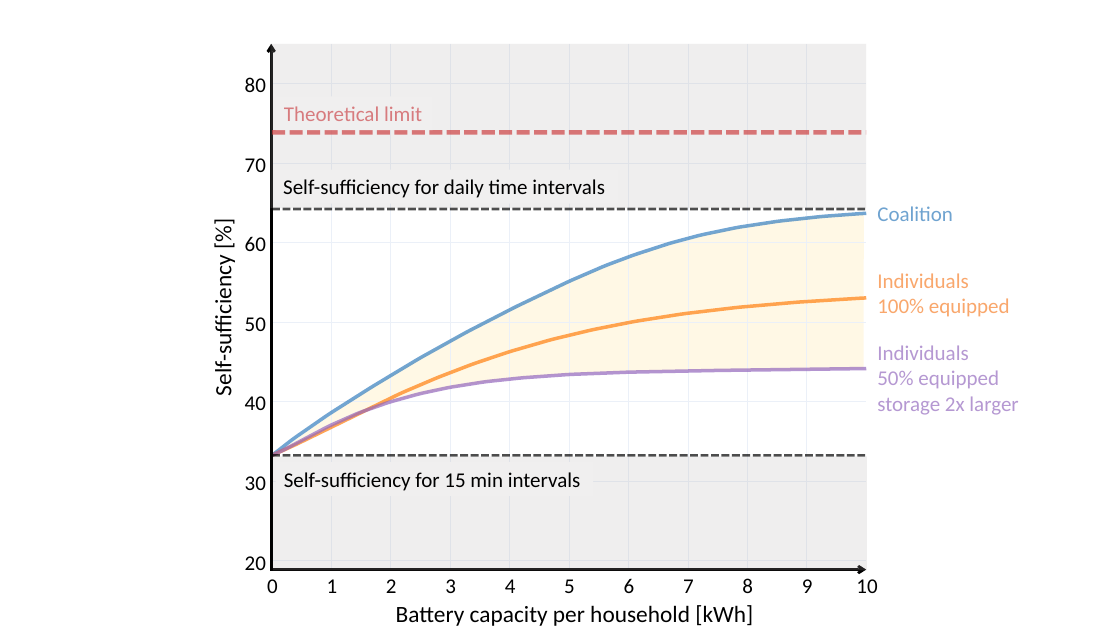
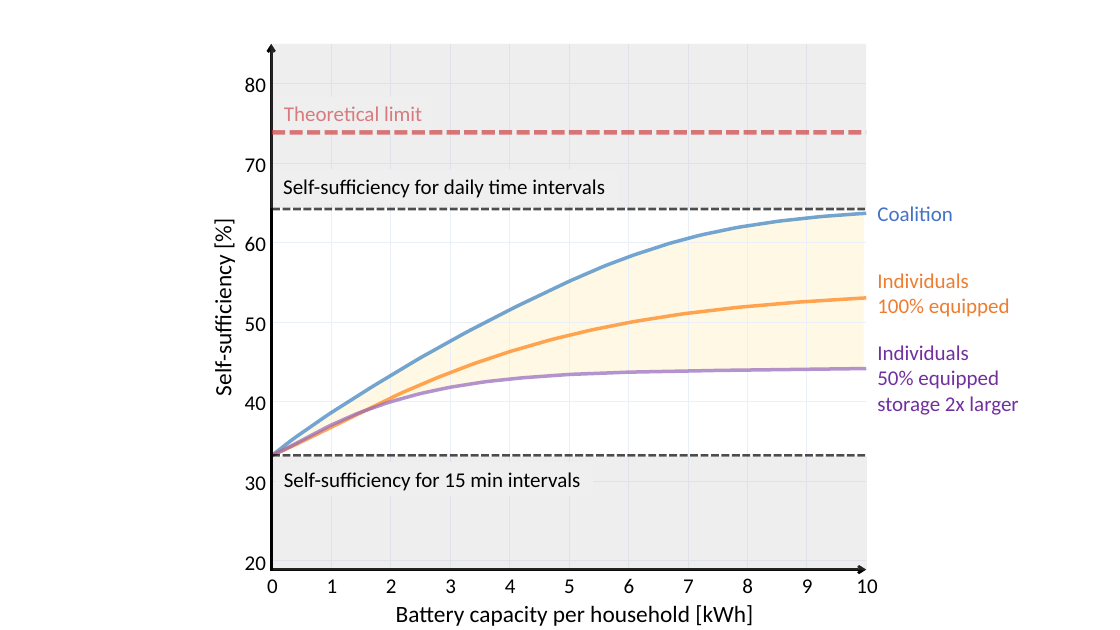
Before and after one commit to Jonathan56/supplementary_thesis, a slide deck: slide 41 of figures.pptx (slide 49 before the commit). Drawn at 1120x630 pixels with LibreOffice and Linux fonts; fonts in the diff are those of the drawing. Boxes give left, top, right and bottom in pixels: in the first picture for what was removed or moved away, otherwise in the second. Text is boxed around its words. In the diff, an @@ line names an element or a change of style, - is before the commit and + after.

```diff
--- a/figures.pptx
+++ b/figures.pptx
@@ text "Coalition" at (x1=877, y1=206, x2=953, y2=221): text colour #6FA3D0 to #4472C4 @@
@@ text "Individuals" at (x1=877, y1=273, x2=1010, y2=317): text colour #F9A76C to #ED7D31 @@
@@ text "Individuals" at (x1=877, y1=345, x2=1018, y2=415): text colour #B598D2 to #7030A0 @@
```
Also in this commit, not shown: 9 other slides changed, 13 slides added, 6 slides removed, 19 other files.
